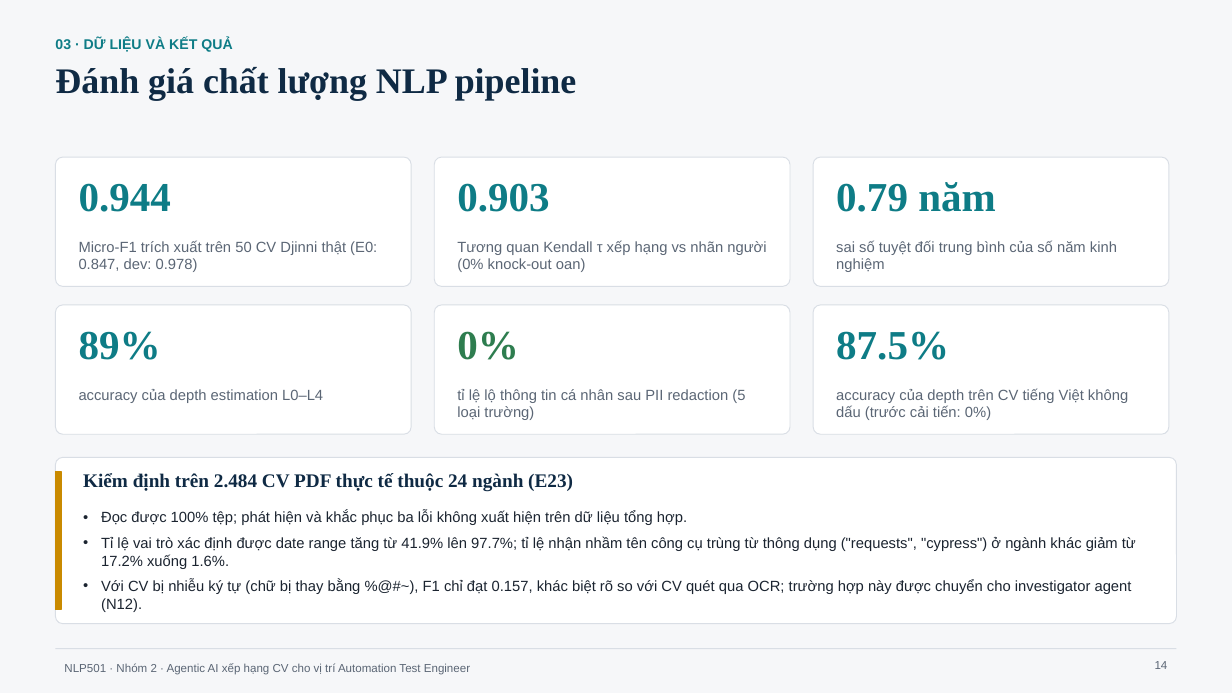
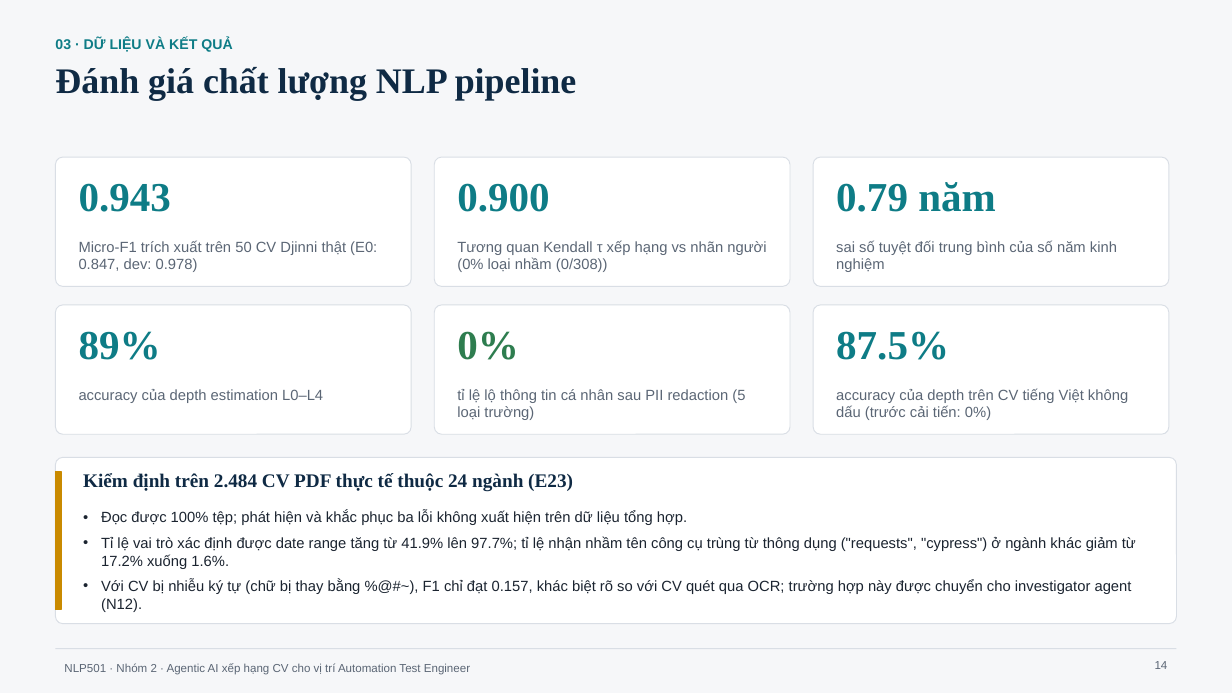
Before and after one commit to ZgsNat/NLP501.22_GROUP_2, a slide deck: slide 14 of NLP501_Nhom2_BaoCaoCuoiKy_v13.pptx. Drawn at 1232x693 pixels with LibreOffice and Linux fonts; fonts in the diff are those of the drawing. Boxes give left, top, right and bottom in pixels: in the first picture for what was removed or moved away, otherwise in the second. Text is boxed around its words. In the diff, an @@ line names an element or a change of style, - is before the commit and + after.

```diff
--- a/NLP501_Nhom2_BaoCaoCuoiKy_v13.pptx
+++ b/NLP501_Nhom2_BaoCaoCuoiKy_v13.pptx
@@ text at bbox=[79, 183, 171, 212]: text changed @@
-0.944
+0.943
@@ text at bbox=[457, 183, 549, 212]: text changed @@
-0.903
+0.900
@@ text at bbox=[457, 240, 766, 272]: text changed @@
-Tương quan Kendall τ xếp hạng vs nhãn người (0% knock-out oan)
+Tương quan Kendall τ xếp hạng vs nhãn người (0% loại nhầm (0/308))
```
Also in this commit, not shown: 12 other files.
